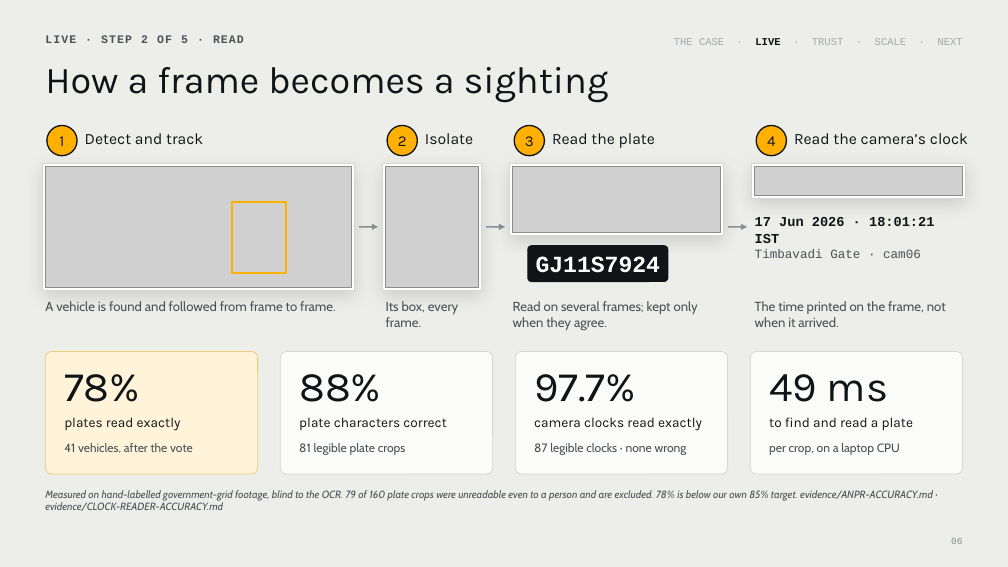
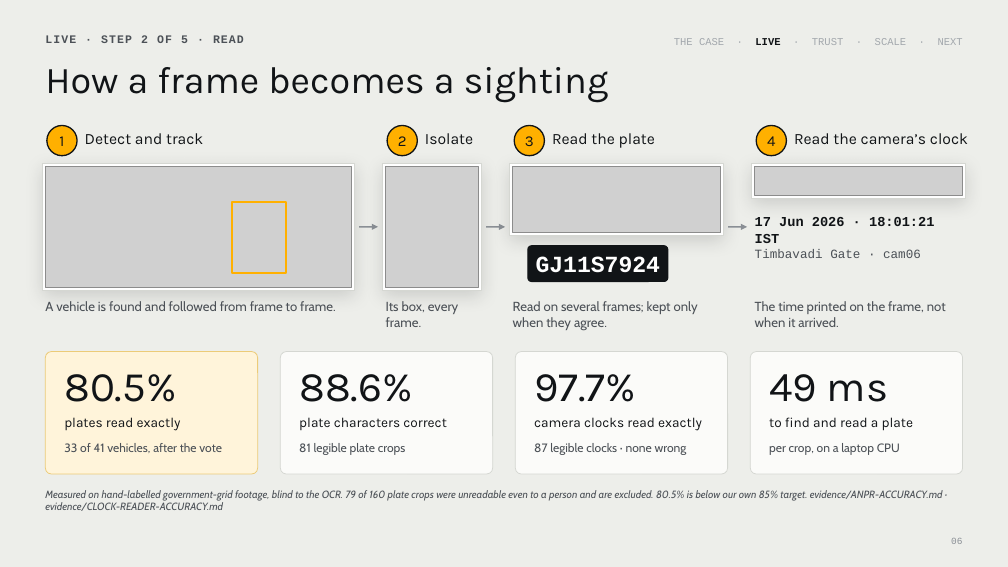
Before and after one commit to parthpatel643/sentinel-hackathon, a slide deck: slide 6 of docs/Sentinel-Finale-Pitch.pptx. Drawn at 1008x567 pixels with LibreOffice and Linux fonts; fonts in the diff are those of the drawing; grey boxes stand for pictures. Boxes give left, top, right and bottom in pixels: in the first picture for what was removed or moved away, otherwise in the second. Text is boxed around its words. In the diff, an @@ line names an element or a change of style, - is before the commit and + after.

```diff
--- a/docs/Sentinel-Finale-Pitch.pptx
+++ b/docs/Sentinel-Finale-Pitch.pptx
@@ text at box(64, 374, 176, 402): text changed @@
-78%
+80.5%
@@ text at box(299, 374, 413, 402): text changed @@
-88%
+88.6%
@@ text at box(64, 443, 222, 453): text changed @@
-41 vehicles, after the vote
+33 of 41 vehicles, after the vote
@@ text at box(45, 490, 943, 511): text changed @@
-Measured on hand-labelled government-grid footage, blind to the OCR. 79 of 160 plate crops were unreadable even to a person and are excluded. 78% is below our own 85% target. evidence/ANPR-ACCURACY.md · evidence/CLOCK-READER-ACCURACY.md
+Measured on hand-labelled government-grid footage, blind to the OCR. 79 of 160 plate crops were unreadable even to a person and are excluded. 80.5% is below our own 85% target. evidence/ANPR-ACCURACY.md · evidence/CLOCK-READER-ACCURACY.md
```
Also in this commit, not shown: 1 other slide changed, 7 other files.
